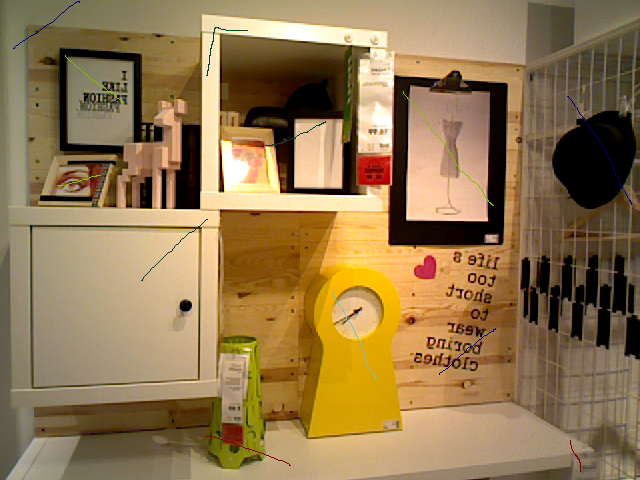
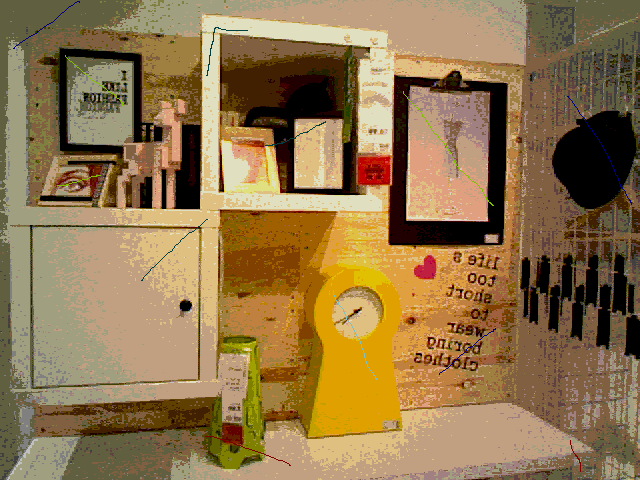
Two versions of the same layered image (640 × 480). Layer-by-layer changes:
painted on "Layer #1" over [199, 407, 225, 425]
painted on "84_LivingLow.png" over [0, 0, 640, 480]
